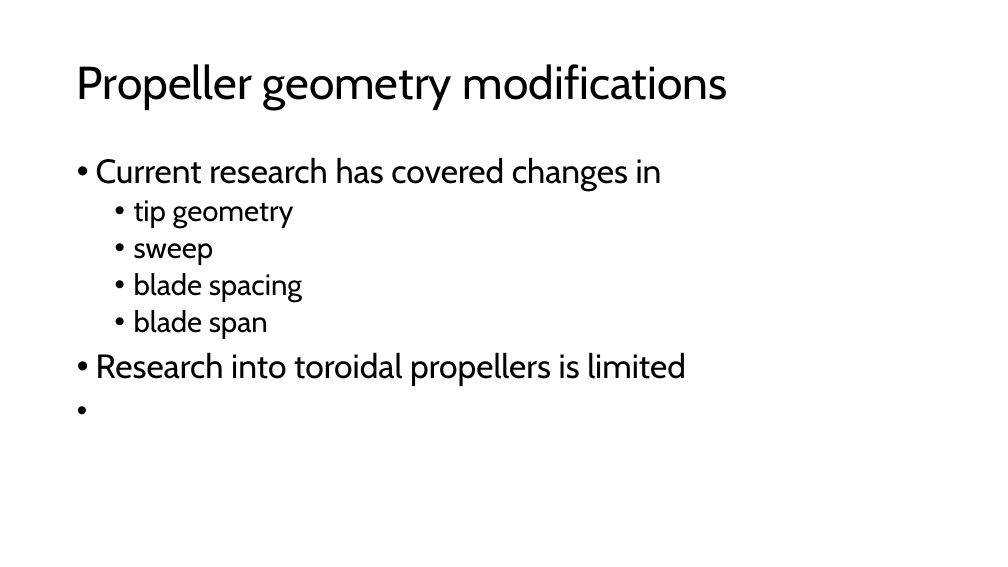
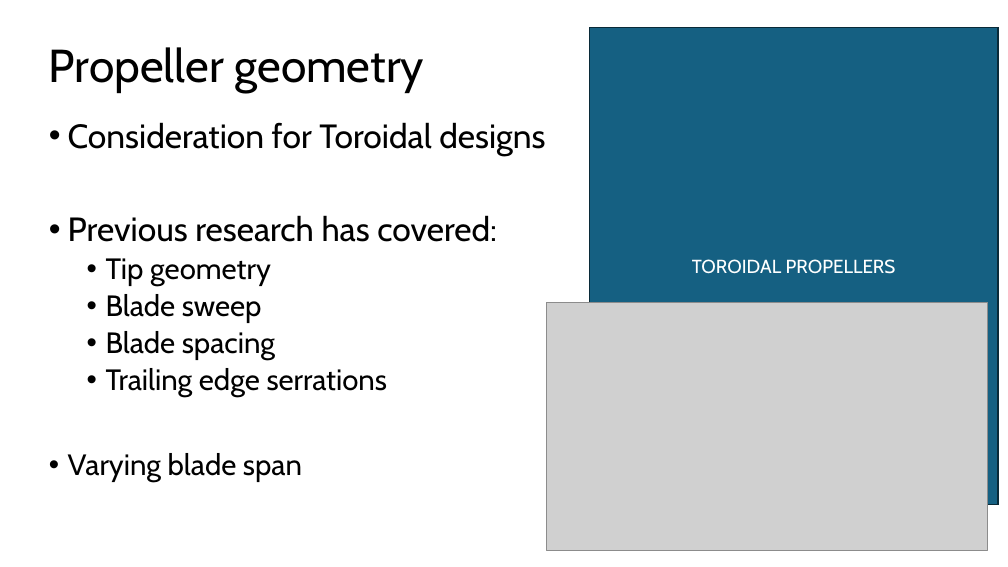
Before and after one commit to lpender3672/propeller-acoustics, a slide deck: slide 4 of deliverables/michaelmas_presentation.pptx. Drawn at 1008x567 pixels with LibreOffice and Linux fonts; fonts in the diff are those of the drawing; grey boxes stand for pictures. Boxes give left, top, right and bottom in pixels: in the first picture for what was removed or moved away, otherwise in the second. Text is boxed around its words. In the diff, an @@ line names an element or a change of style, - is before the commit and + after.

```diff
--- a/deliverables/michaelmas_presentation.pptx
+++ b/deliverables/michaelmas_presentation.pptx
@@ rectangle added at [590, 27, 999, 504], fill #156082, outline #092A39 1.5 pt, 18 pt, text #FFFFFF @@
+TOROIDAL PROPELLERS
@@ title at [49, 47, 424, 93]: text changed @@
-Propeller geometry modifications
+Propeller geometry
@@ text at [68, 122, 545, 482]: text changed; size 32 to 28 pt @@
-• Current research has covered changes in
-  • tip geometry
-  • sweep
-  • blade spacing
-  • blade span
-• Research into toroidal propellers is limited
+• Consideration for Toroidal designs
+• Previous research has covered:
+  • Tip geometry
+  • Blade sweep
+  • Blade spacing
+  • Trailing edge serrations
+• Varying blade span
@@ picture added at [547, 302, 988, 551] @@
```
Also in this commit, not shown: 2 other slides changed, 4 slides added, 2 slides removed.
